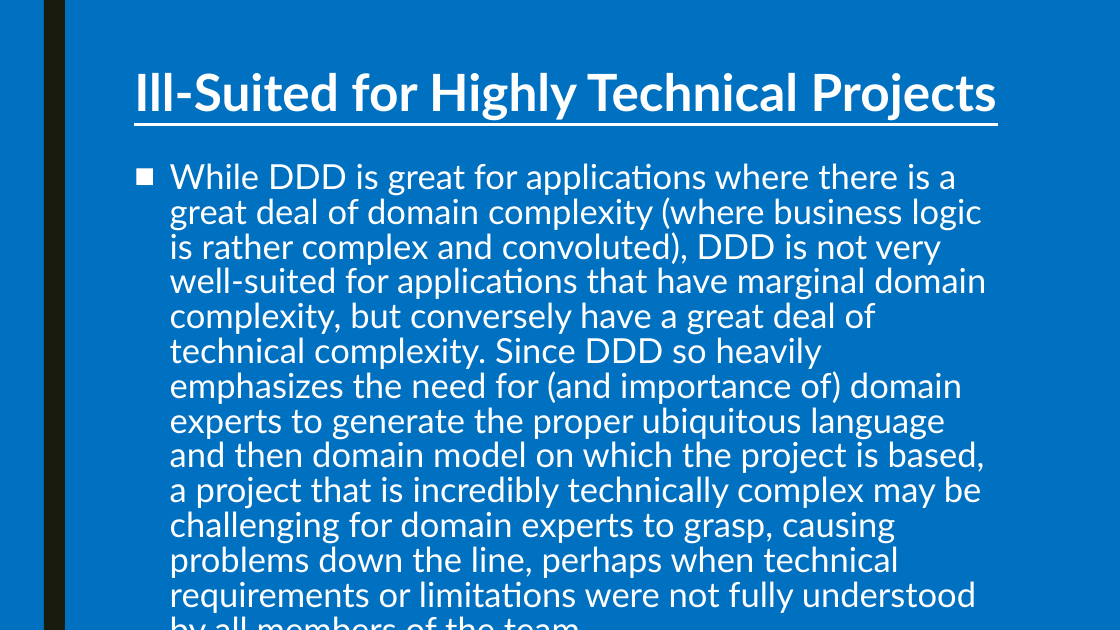
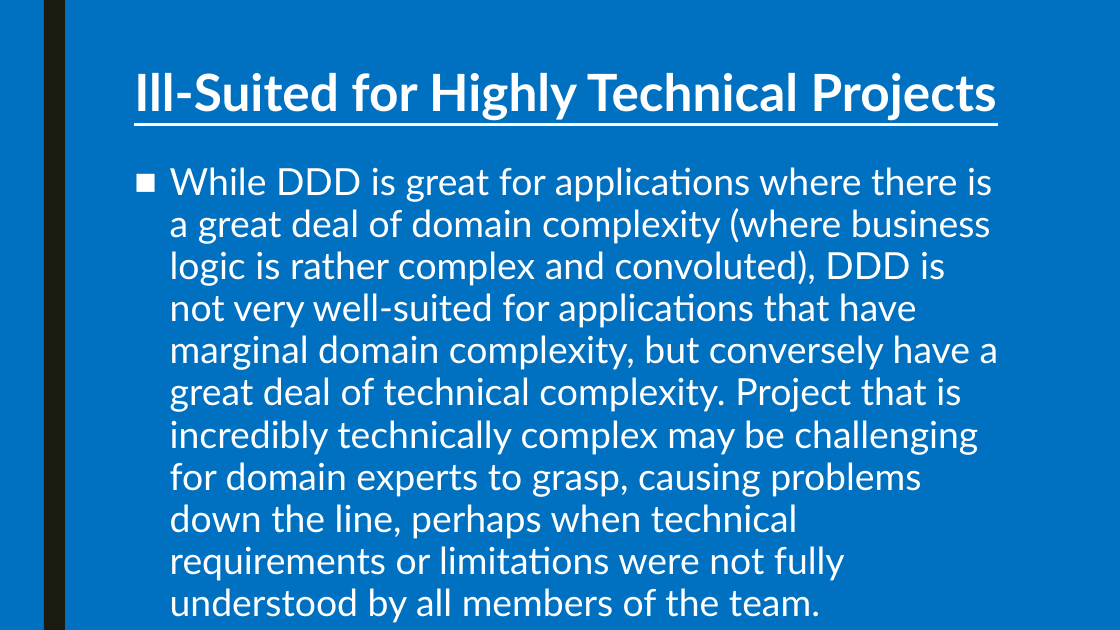
Before and after one commit to pkyurkchiev/practice-biel, a slide deck: slide 29 of presentations/domain-driven design.pptx (slide 19 before the commit). Drawn at 1120x630 pixels with LibreOffice and Linux fonts; fonts in the diff are those of the drawing. Boxes give left, top, right and bottom in pixels: in the first picture for what was removed or moved away, otherwise in the second. Text is boxed around its words. In the diff, an @@ line names an element or a change of style, - is before the commit and + after.

Commit message:
ddd presentation change

```diff
--- a/presentations/domain-driven design.pptx
+++ b/presentations/domain-driven design.pptx
@@ text at bbox=[170, 167, 999, 623]: text changed; size 29.6 to 32 pt @@
-■ While DDD is great for applications where there is a great deal of domain complexity (where business logic is rather complex and convoluted), DDD is not very well-suited for applications that have marginal domain complexity, but conversely have a great deal of technical complexity. Since DDD so heavily emphasizes the need for (and importance of) domain experts to generate the proper ubiquitous language and then domain model on which the project is based, a project that is incredibly technically complex may be challenging for domain experts to grasp, causing problems down the line, perhaps when technical requirements or limitations were not fully understood by all members of the team.
+■ While DDD is great for applications where there is a great deal of domain complexity (where business logic is rather complex and convoluted), DDD is not very well-suited for applications that have marginal domain complexity, but conversely have a great deal of technical complexity. Project that is incredibly technically complex may be challenging for domain experts to grasp, causing problems down the line, perhaps when technical requirements or limitations were not fully understood by all members of the team.
```
Also in this commit, not shown: 1 other slide changed, 10 slides added, 5 slides removed.
